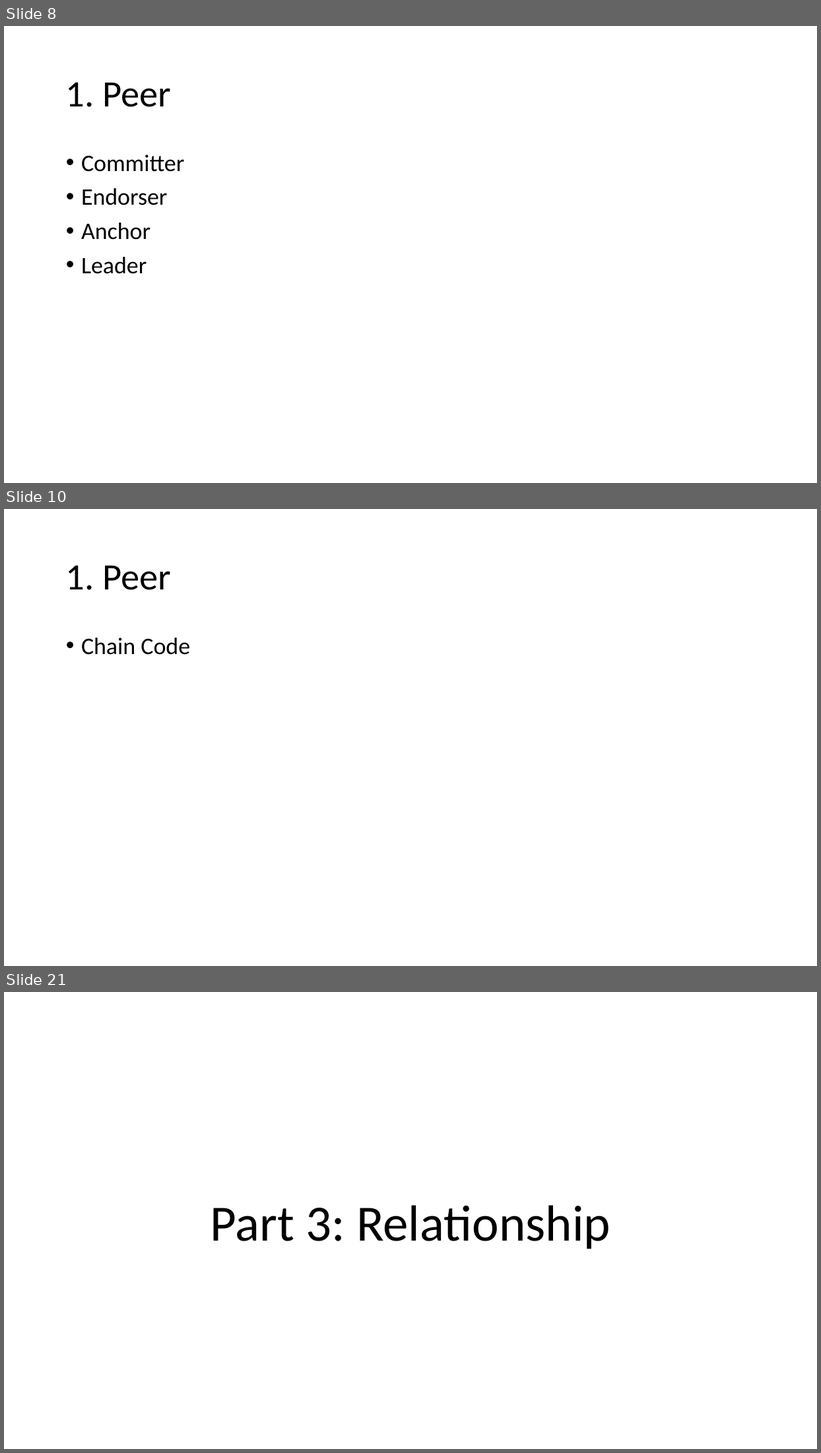
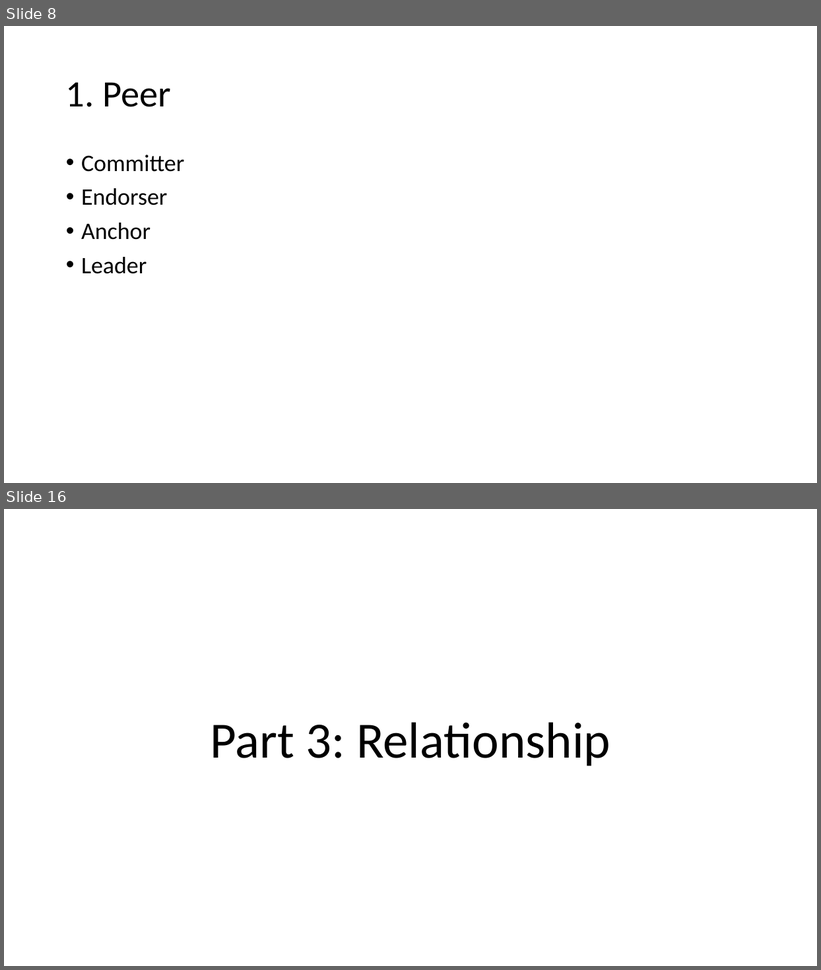
Before and after one commit to freekatz/Blockchain-Notes, a slide deck: fabric notes/【2020.12.26】Fabric Network Runtime Architecture.pptx. Shown one above the other, each under a label of ours: slides 8, 10 and 21 before the commit, slides 8 and 16 after it; the slides between them are not shown. The pictures are 821x1453 and 821x970 pixels, drawn with LibreOffice and Linux fonts; fonts in the diff are those of the drawing. Boxes give left, top, right and bottom in pixels: in the first picture for what was removed or moved away, otherwise in the second. Text is boxed around its words. In the diff, an @@ line names an element or a change of style, - is before the commit and + after.

```diff
--- a/fabric notes/【2020.12.26】Fabric Network Runtime Architecture.pptx
+++ b/fabric notes/【2020.12.26】Fabric Network Runtime Architecture.pptx
@@ slide 10 removed at [4, 509, 817, 966], background #FFFFFF @@
@@ title removed at [66, 565, 171, 590] @@
-1. Peer
@@ text removed at [81, 638, 190, 655] @@
-• Chain Code
@@ what was slide 21 is now slide 16 @@
```
Also in this commit, not shown: 8 slides changed, 5 other slides removed, 8 other files.
